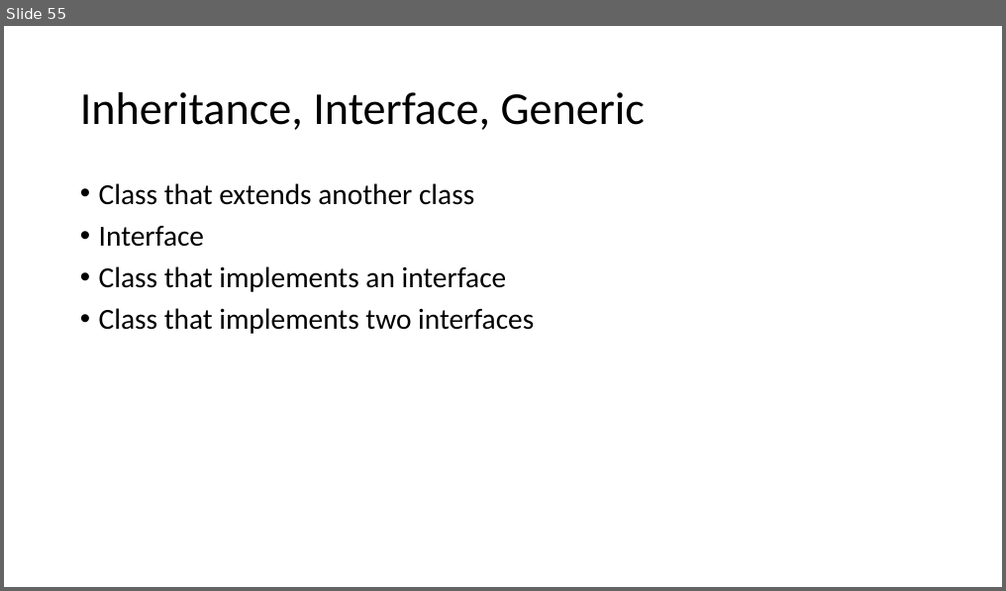
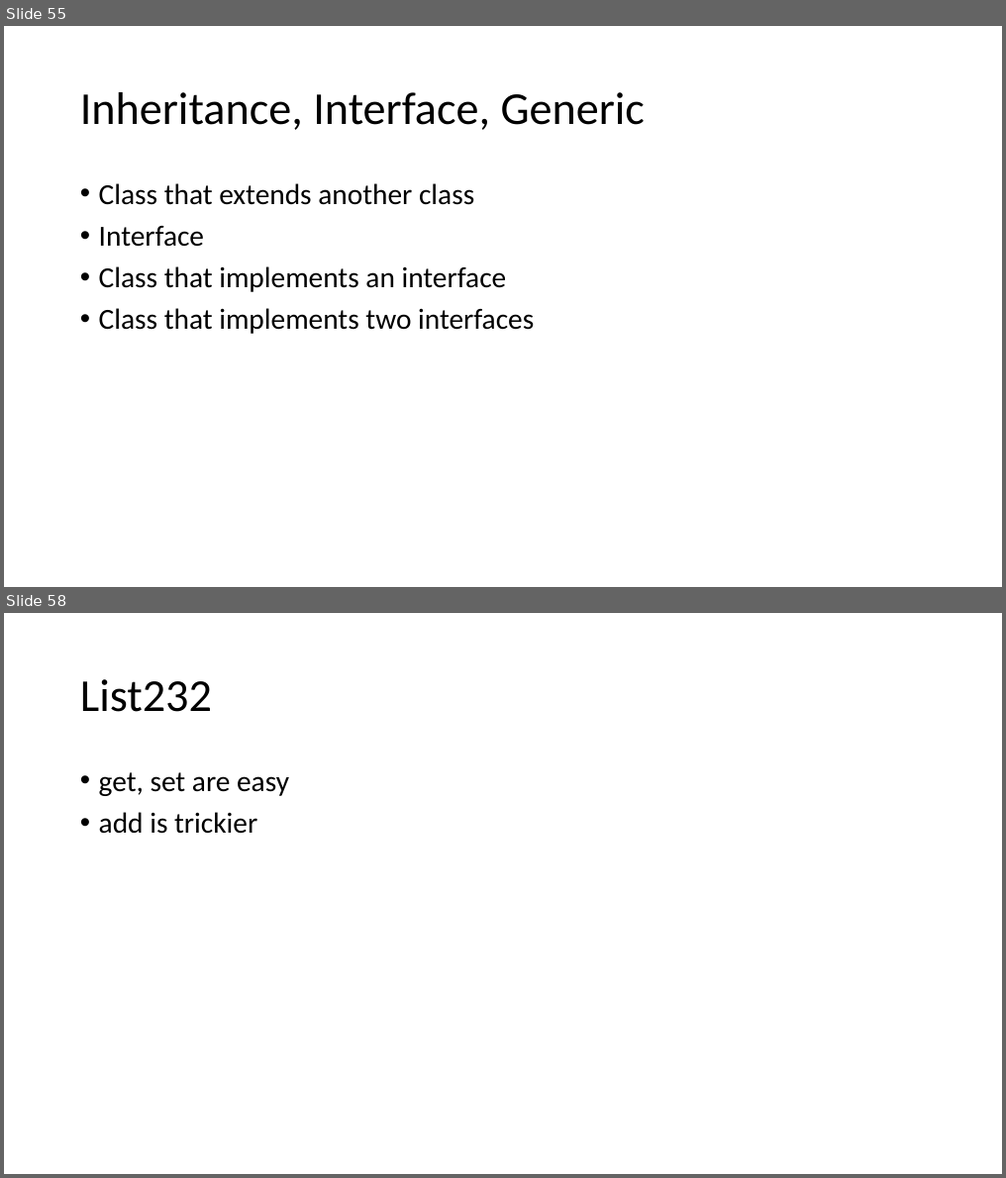
Before and after one commit to skalakm/232, a slide deck: notes.pptx. Shown one above the other, each under a label of ours: slide 55 before the commit, slides 55 and 58 after it; the slides between them are not shown. The pictures are 1006x591 and 1006x1178 pixels, drawn with LibreOffice and Linux fonts; fonts in the diff are those of the drawing. Boxes give left, top, right and bottom in pixels: in the first picture for what was removed or moved away, otherwise in the second. Text is boxed around its words. In the diff, an @@ line names an element or a change of style, - is before the commit and + after.

```diff
--- a/notes.pptx
+++ b/notes.pptx
@@ slide 58 added at (4,613,1002,1174), background #FFFFFF @@
@@ title added at (80,679,212,712), 44 pt, text #000000 @@
+List232
@@ text added at (99,772,289,834), 28 pt, text #000000 @@
+• get, set are easy
+• add is trickier
```
Also in this commit, not shown: 5 other slides added.
